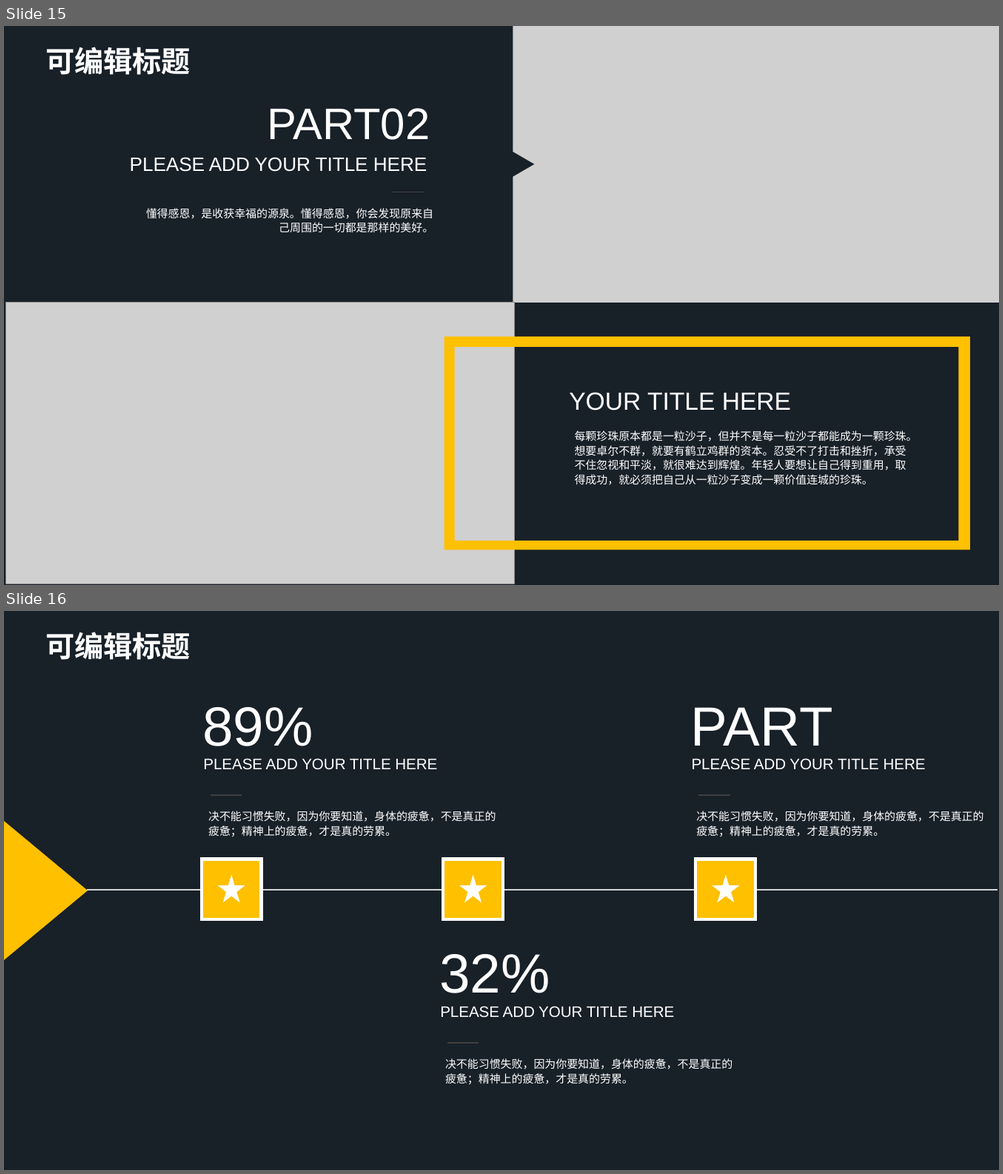
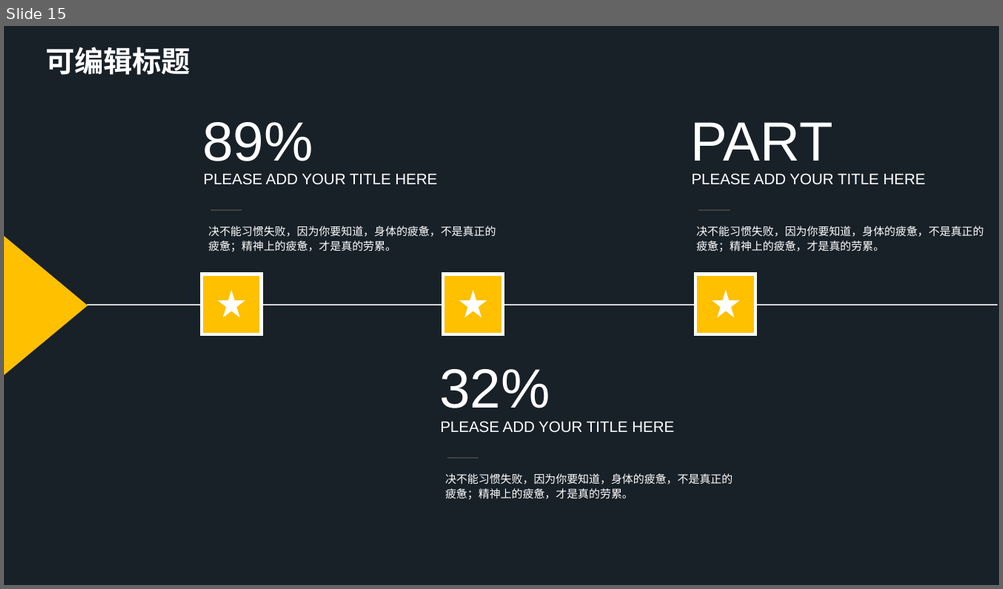
Before and after one commit to Software-Training/Development-steps, a slide deck: 项目架构与框架.pptx. Shown one above the other, each under a label of ours: slides 15 and 16 before the commit, slide 15 after it. The pictures are 1003x1174 and 1003x589 pixels, drawn with LibreOffice and Linux fonts; fonts in the diff are those of the drawing; grey boxes stand for pictures. Boxes give left, top, right and bottom in pixels: in the first picture for what was removed or moved away, otherwise in the second. Text is boxed around its words. In the diff, an @@ line names an element or a change of style, - is before the commit and + after.

```diff
--- a/项目架构与框架.pptx
+++ b/项目架构与框架.pptx
@@ slide 15 removed at box(4, 26, 999, 585), background #FCFBF9 @@
@@ rectangle removed at box(4, 26, 999, 585) @@
@@ text removed at box(45, 47, 190, 75) @@
-可编辑标题
@@ picture removed at box(513, 26, 999, 303) @@
@@ group removed at box(130, 108, 433, 232): 3 texts, 1 freeform shape @@
-懂得感恩，是收获幸福的源泉。懂得感恩，你会发现原来自己周围的一切都是那样的美好。
-PART02
-PLEASE ADD YOUR TITLE HERE
@@ picture removed at box(5, 303, 515, 585) @@
@@ freeform shape removed at box(444, 337, 970, 551) @@
@@ text removed at box(569, 392, 791, 411) @@
-YOUR TITLE HERE
@@ text removed at box(575, 431, 917, 486) @@
-每颗珍珠原本都是一粒沙子，但并不是每一粒沙子都能成为一颗珍珠。想要卓尔不群，就要有鹤立鸡群的资本。忍受不了打击和挫折，承受不住忽视和平淡，就很难达到辉煌。年轻人要想让自己得到重用，取得成功，就必须把自己从一粒沙子变成一颗价值连城的珍珠。
@@ what was slide 16 is now slide 15 @@
```
Also in this commit, not shown: 6 slides changed, 2 slides added, 1 other slide removed.
